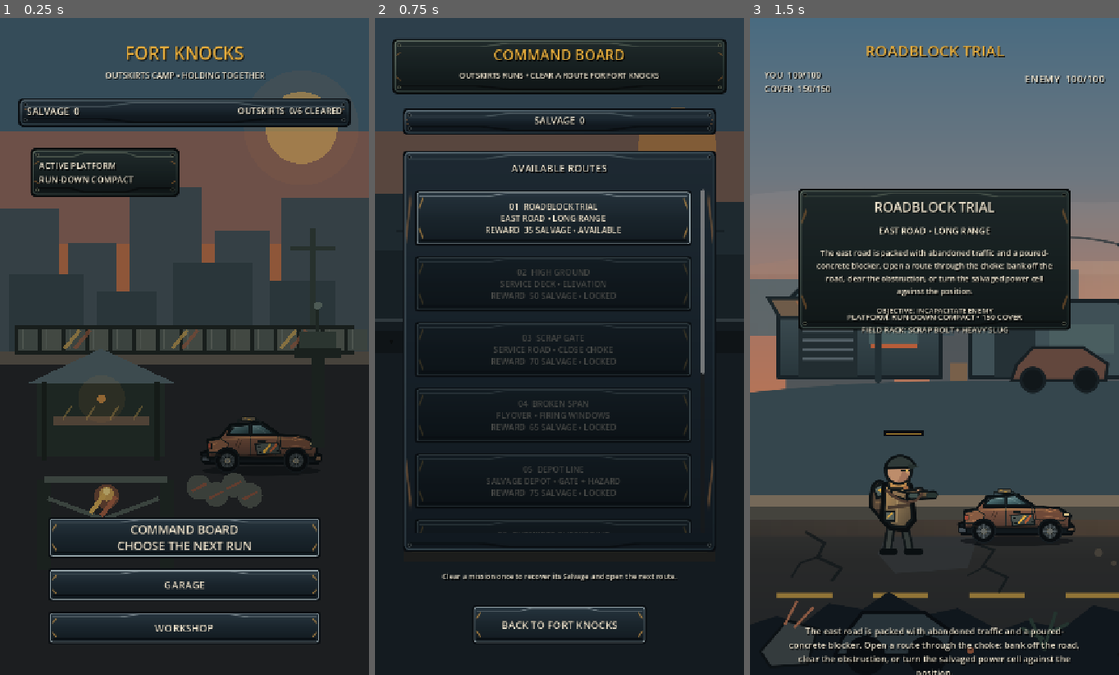
Above: before the commit, frames 1-3 (left to right).
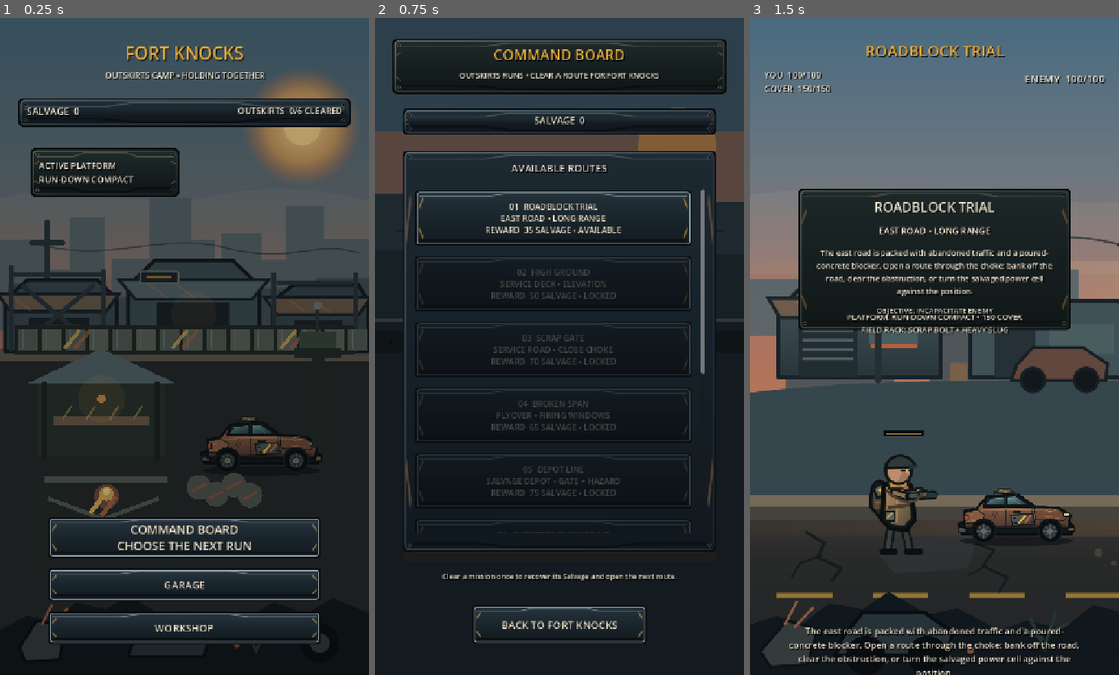
Above: after the commit, the same moments.

Repository: phantompixel-developer/FortKnocks
Game: Godot game, scene res://game/core/app.tscn
Two runs of this game, one before a commit and one after it. Both use one fixed random seed, a clock stepped at 60 frames per second and the inputs below.
Inputs:
- Up to frame 1 (0.25 s): no input
- Up to frame 2 (0.75 s): click "COMMAND BOARD CHOOSE THE NEXT…" at 0.5 s
- Up to frame 3 (1.5 s): click "01 ROADBLOCK TRIAL EAST ROAD …" at 1.25 s

The runs differ from the first frame. In frame 1, 15% of the frame differs, in the area x 0-100%, y 8-96%; in frame 2, nothing differs; in frame 3, nothing differs.

Commit message:
art: integrate layered production Hub environment

Diff:
--- a/game/hub/fort_knocks_hub_visual.gd
+++ b/game/hub/fort_knocks_hub_visual.gd
@@ -2,6 +2,9 @@
 extends Node2D
 
 const COMPACT_TEXTURE: Texture2D = preload("res://assets/art/production/vehicles/run_down_compact.svg")
+const HUB_SKY_FAR: Texture2D = preload("res://assets/art/production/hub/hub_sky_far.svg")
+const HUB_MID_STRUCTURES: Texture2D = preload("res://assets/art/production/hub/hub_mid_structures.svg")
+const HUB_FOREGROUND: Texture2D = preload("res://assets/art/production/hub/hub_foreground.svg")
 
 var _platform_id := "run_down_compact"
 var _module_id := ""
@@ -25,14 +28,23 @@
 	queue_redraw()
 
 func _draw() -> void:
-	_draw_atmosphere()
-	_draw_distant_outskirts()
+	_draw_production_backdrop()
 	_draw_perimeter()
 	_draw_campaign_progress()
 	_draw_workshop()
 	_draw_active_platform()
 	_draw_scrapyard_and_fire()
 	_draw_gate_and_watch()
+	_draw_production_foreground()
+
+func _draw_production_backdrop() -> void:
+	draw_texture_rect(HUB_SKY_FAR, Rect2(0, 0, 720, 1280), false)
+	draw_texture_rect(HUB_MID_STRUCTURES, Rect2(0, 0, 720, 1280), false)
+
+func _draw_production_foreground() -> void:
+	# Low near-camera framing only. Dynamic platform, settlement upgrades and
+	# navigation remain separate so progression never gets baked into the art.
+	draw_texture_rect(HUB_FOREGROUND, Rect2(0, 0, 720, 1280), false)
 
 func _draw_atmosphere() -> void:
 	# Same warm/cool lighting language as the locked production reference.
